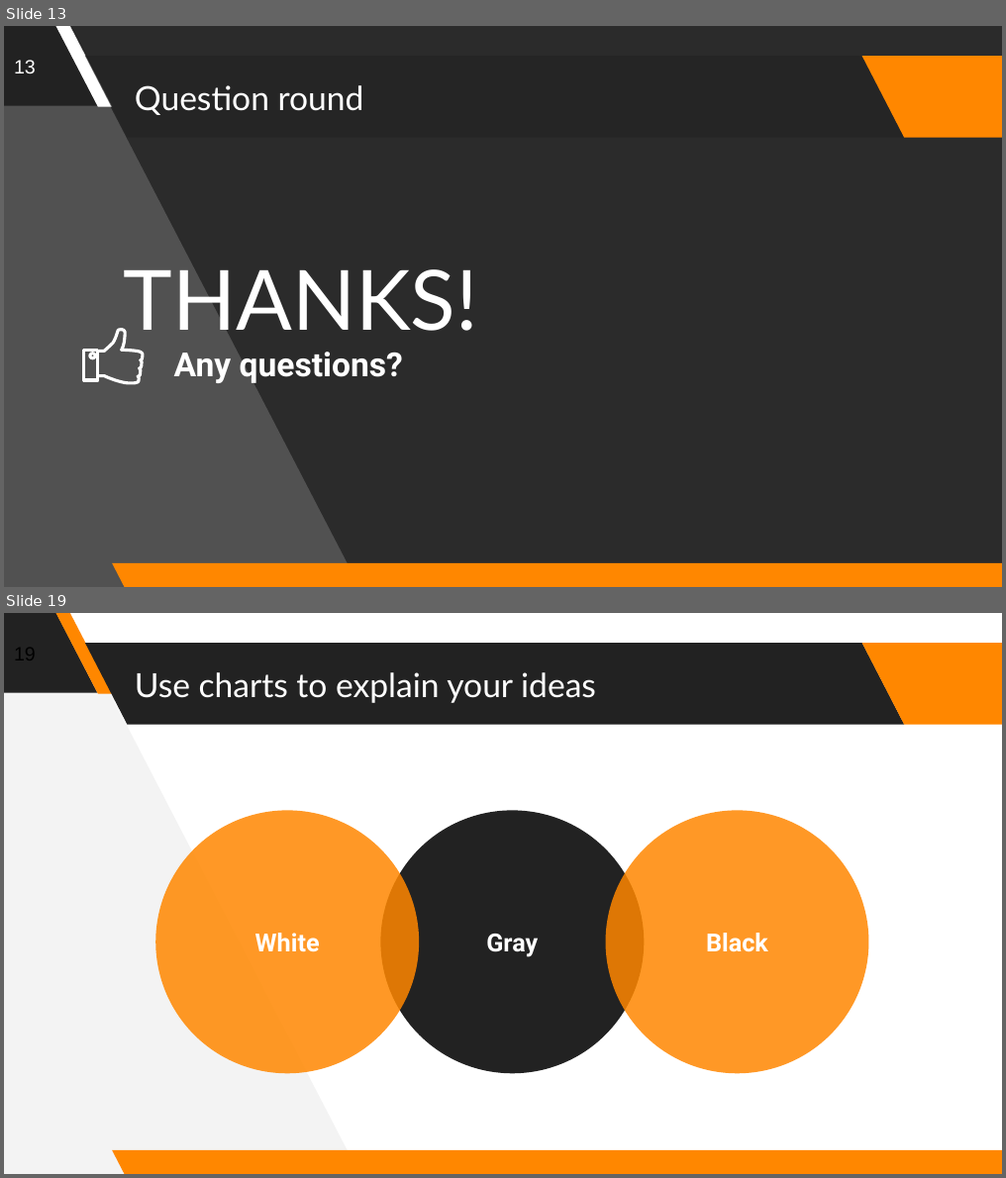
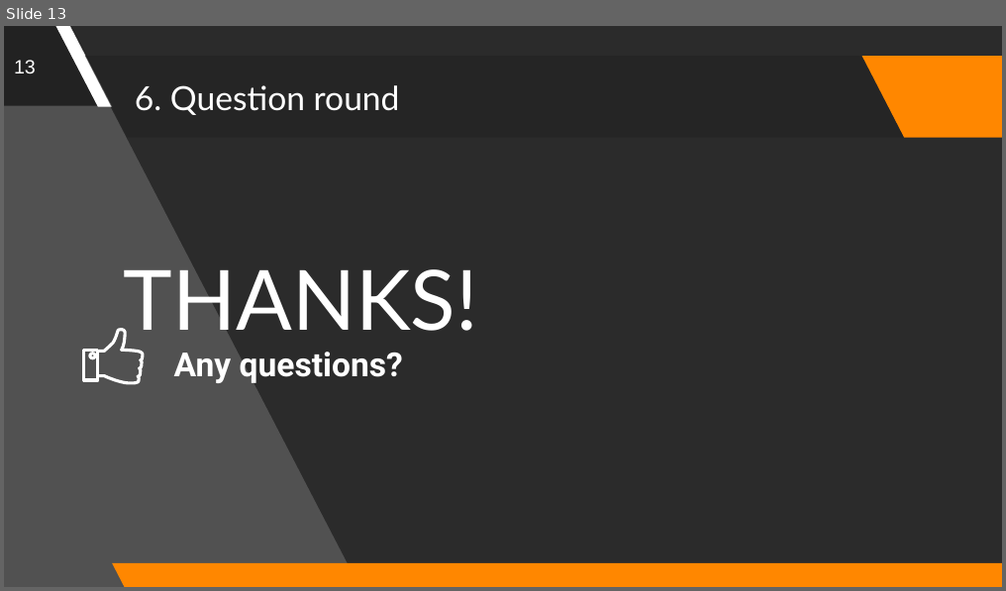
Before and after one commit to Reboocca/Blokboek5, a slide deck: 4_Onderhoudsprocedures/Presentation.pptx. Shown one above the other, each under a label of ours: slides 13 and 19 before the commit, slide 13 after it; the slides between them are not shown. The pictures are 1006x1178 and 1006x591 pixels, drawn with LibreOffice and Linux fonts; fonts in the diff are those of the drawing; background and template pictures are left out; a plain dark background stands for a picture behind light text. Boxes give left, top, right and bottom in pixels: in the first picture for what was removed or moved away, otherwise in the second. Text is boxed around its words. In the diff, an @@ line names an element or a change of style, - is before the commit and + after.

```diff
--- a/4_Onderhoudsprocedures/Presentation.pptx
+++ b/4_Onderhoudsprocedures/Presentation.pptx
@@ slide 19 removed at [4,613,1002,1174], background #FFFFFF; not listed: 3 template elements that a slide beside it also shows @@
@@ freeform shape removed at [4,613,359,1174] @@
@@ parallelogram removed at [55,613,113,694] @@
@@ parallelogram removed at [85,643,904,725] @@
@@ title removed at [135,672,596,703] @@
-Use charts to explain your ideas
@@ ellipse removed at [155,811,419,1074] @@
-White
@@ ellipse removed at [380,811,644,1074] @@
-Gray
@@ ellipse removed at [606,811,869,1074] @@
-Black
@@ slide 13 changed as well @@
@@ title at [135,85,400,115]: text changed @@
-Question round
+6. Question round
```
Also in this commit, not shown: 6 other slides changed, 4 slides added, 25 other slides removed.
